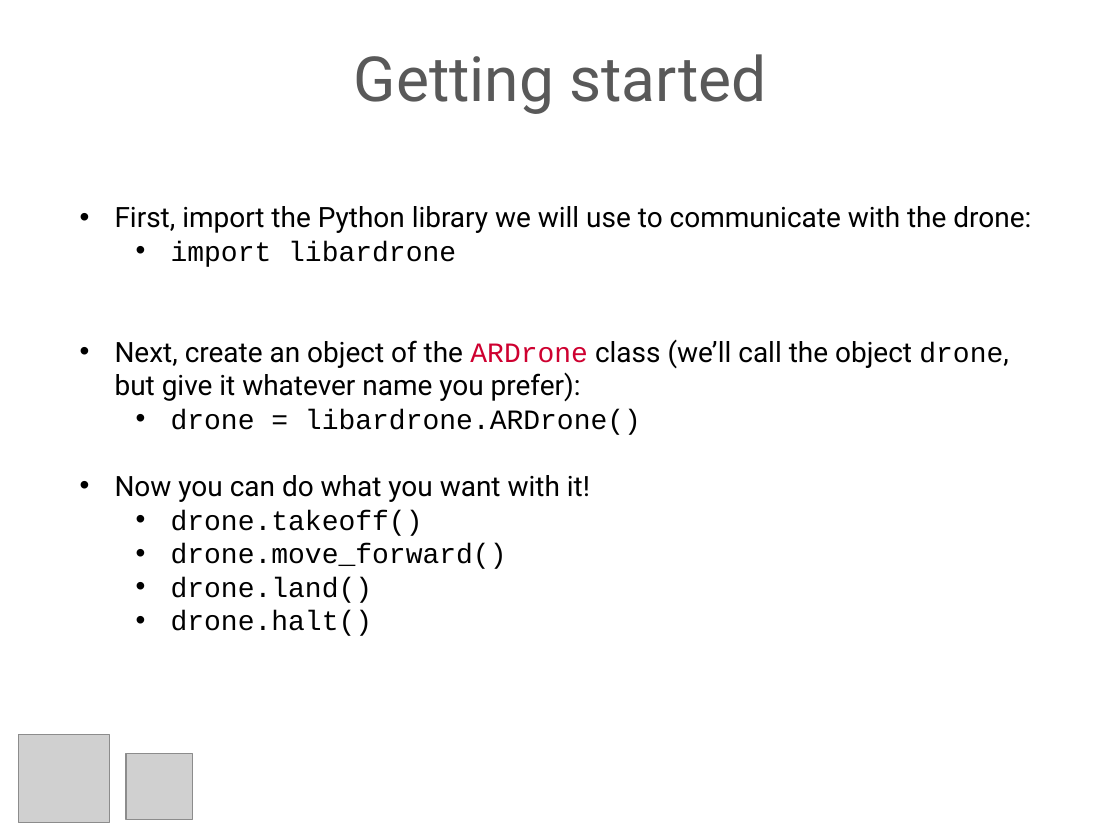
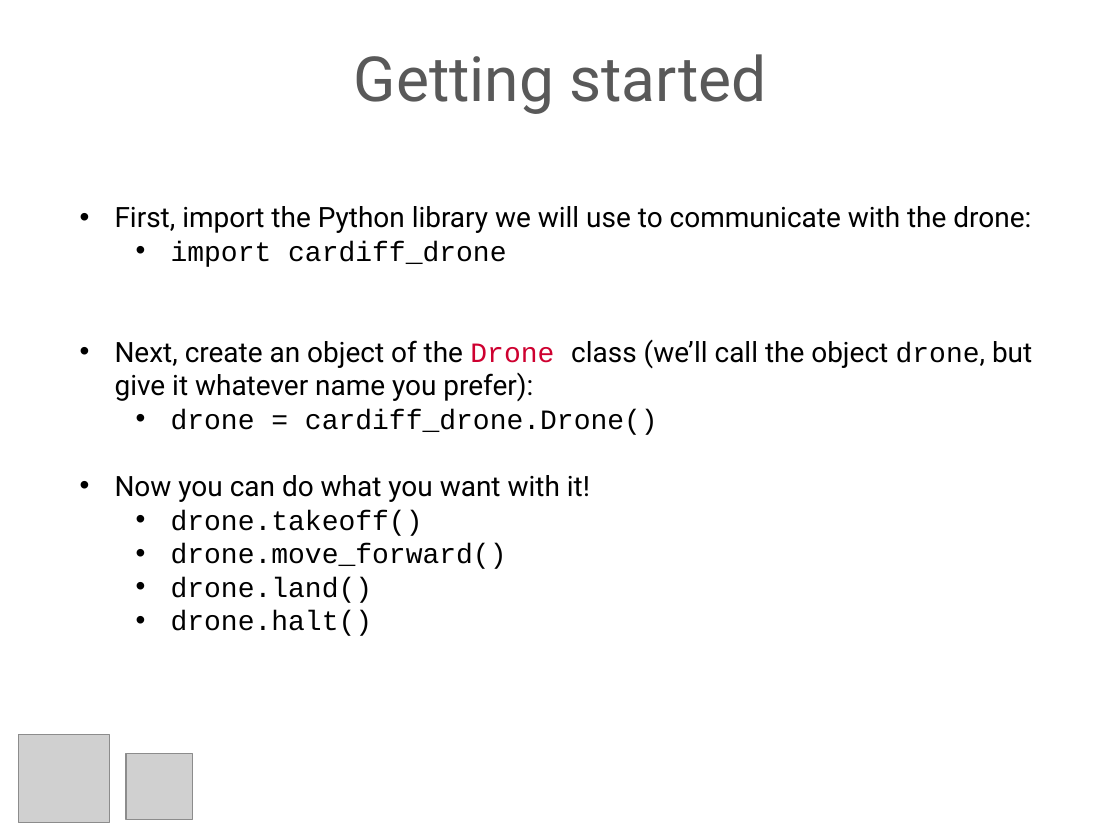
Before and after one commit to flyingsparx/python-ardrone, a slide deck: slide 13 of python_intro.pptx. Drawn at 1120x840 pixels with LibreOffice and Linux fonts; fonts in the diff are those of the drawing; grey boxes stand for pictures. Boxes give left, top, right and bottom in pixels: in the first picture for what was removed or moved away, otherwise in the second. Text is boxed around its words. In the diff, an @@ line names an element or a change of style, - is before the commit and + after.

```diff
--- a/python_intro.pptx
+++ b/python_intro.pptx
@@ text at (x1=115, y1=241, x2=1032, y2=435): text changed @@
-  • import libardrone
-• Next, create an object of the ARDrone class (we’ll call the object drone, but give it whatever name you prefer):
-  • drone = libardrone.ARDrone()
+  • import cardiff_drone
+• Next, create an object of the Drone class (we’ll call the object drone, but give it whatever name you prefer):
+  • drone = cardiff_drone.Drone()
```
Also in this commit, not shown: 3 other slides changed, 2 slides added, 5 other files.
